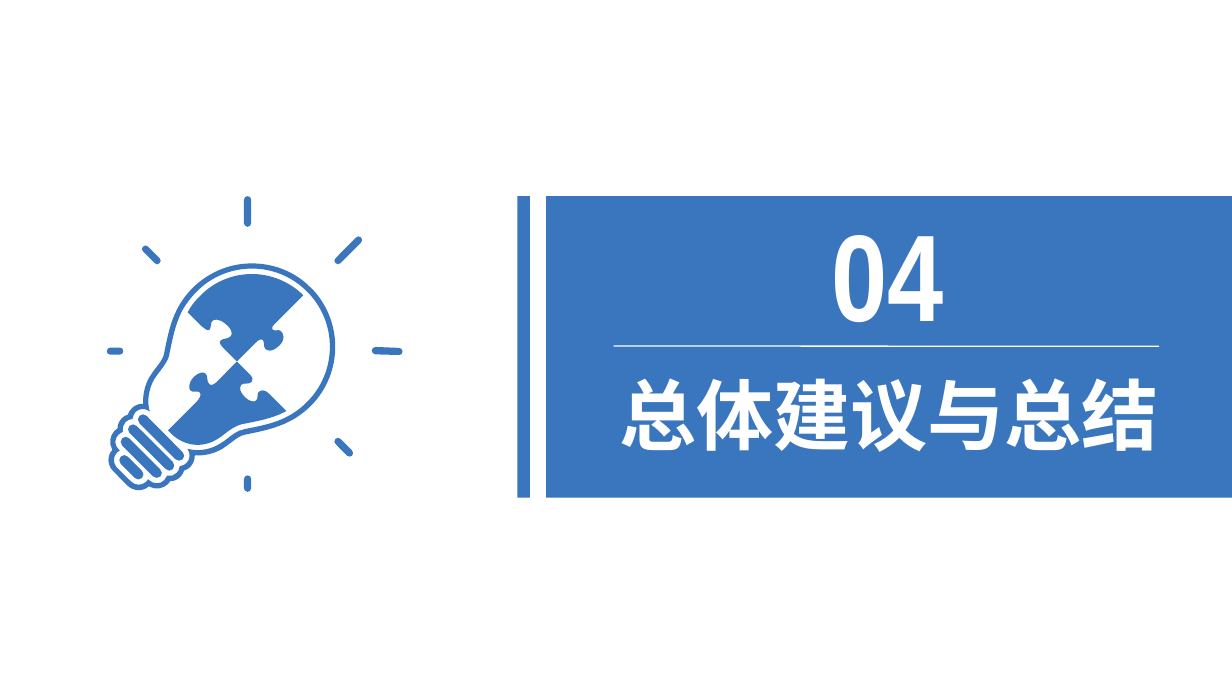
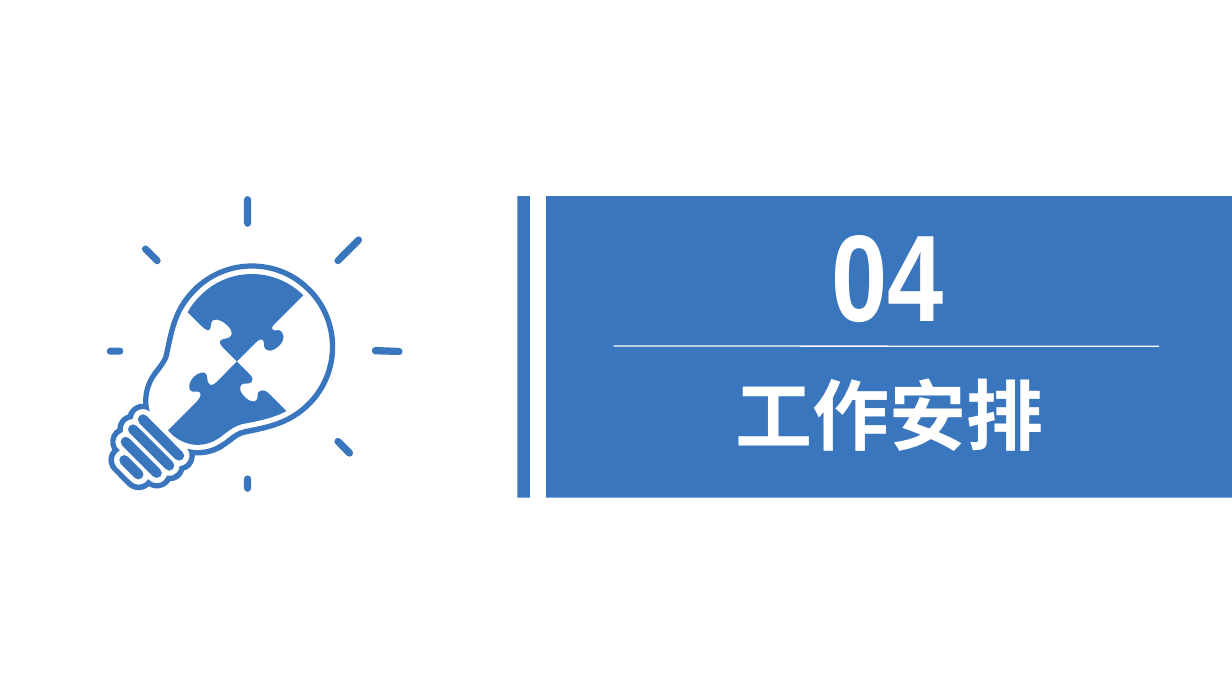
Before and after one commit to HolyShiftt/school, a slide deck: slide 18 of document/中期答辩.pptx (slide 20 before the commit). Drawn at 1232x693 pixels with LibreOffice and Linux fonts; fonts in the diff are those of the drawing. Boxes give left, top, right and bottom in pixels: in the first picture for what was removed or moved away, otherwise in the second. Text is boxed around its words. In the diff, an @@ line names an element or a change of style, - is before the commit and + after.

```diff
--- a/document/中期答辩.pptx
+++ b/document/中期答辩.pptx
@@ text at (x1=735, y1=378, x2=1043, y2=451): text changed @@
-总体建议与总结
+工作安排
```
Also in this commit, not shown: 12 other slides changed, 4 slides added, 9 slides removed, 21 other files.
